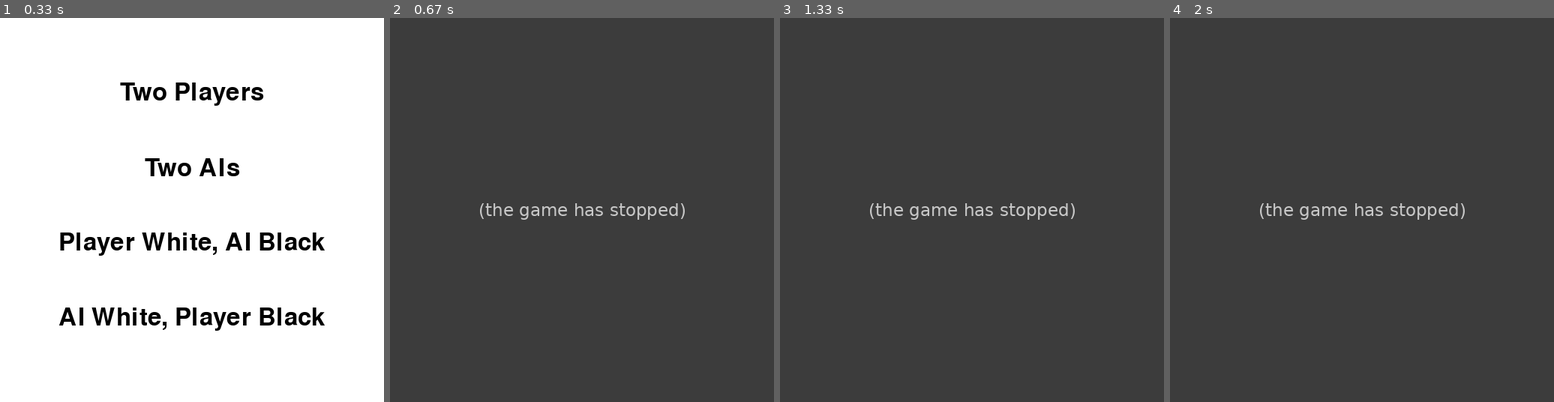
Above: before the commit, frames 1-4 (left to right).
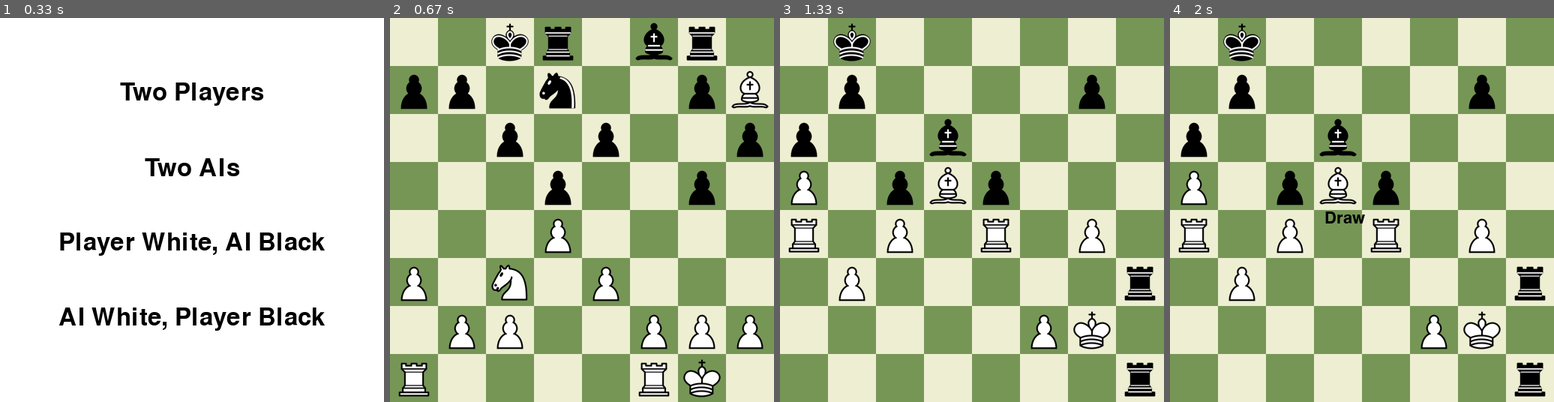
Above: after the commit, the same moments.

Repository: LeQuangMien10/ChessAI
Game: pygame game, started from main.py
Same seed, same stepped clock (60 frames per second), same inputs: the game is played once before the commit and once after it.
Inputs (mouse positions are in pixels of both pictures, inside the frame that each line leads up to):
- Up to frame 1 (0.33 s): no input
- Up to frame 2 (0.67 s): click (582, 167) at 0.38 s
- Up to frame 3 (1.33 s): no input
- Up to frame 4 (2 s): no input

Frame 1 is identical in both runs. In frame 2, 99% of the frame differs, in the area x 0-100%, y 0-100%; in frame 3, 100%; in frame 4, 100%.
Error before the commit: NameError: name 'ai_color' is not defined (main.py line 99); the game stopped at 0.4 s (later frames are placeholders)

Commit message:
Fix two AIs game mode

Diff:
--- a/main.py
+++ b/main.py
@@ -55,7 +55,7 @@
                     update_screen()
 
                     if not board.is_game_over():
-                        handle_ai_turn()
+                        handle_ai_turn(chess.BLACK)
 
                 selected_square = None
                 legal_moves = []
@@ -67,7 +67,7 @@
 def ai_vs_player():
     global running, selected_square, legal_moves
     if board.turn == chess.WHITE and not board.is_game_over():
-        handle_ai_turn()
+        handle_ai_turn(chess.WHITE)
 
     for event_ in pygame.event.get():
         if event_.type == pygame.QUIT:
@@ -95,7 +95,7 @@
             break
 
 
-def handle_ai_turn():
+def handle_ai_turn(ai_color):
     best_move = get_best_move(board, depth=DEFAULT_DEPTH, ai_color=ai_color)
     if best_move:
         board.push(best_move)
@@ -109,11 +109,11 @@
         if event_.type == pygame.QUIT:
             running = False
 
-    handle_ai_turn()
+    handle_ai_turn(chess.WHITE)
 
     if not board.is_game_over():
         update_screen()
-        handle_ai_turn()
+        handle_ai_turn(chess.BLACK)
     if board.is_game_over():
         handle_game_end()
         running = False
@@ -146,7 +146,7 @@
             handle_game_end()
             break
 
-board = chess.Board(FEN_STRING_MATE_IN_ONE) # Thêm Fen_string trong config để test
+board = chess.Board() # Thêm Fen_string trong config để test
 selected_square = None
 legal_moves = []
 clock = pygame.time.Clock()
@@ -161,10 +161,8 @@
     elif game_mode == TWO_AIS:
         ai_vs_ai()
     elif game_mode == PLAYER_VS_AI:
-        ai_color = chess.BLACK
         player_vs_ai()
     elif game_mode == AI_VS_PLAYER:
-        ai_color = chess.WHITE
         ai_vs_player()
     save_transposition_table()
 
Binary file changed: transposition_table.pkl
